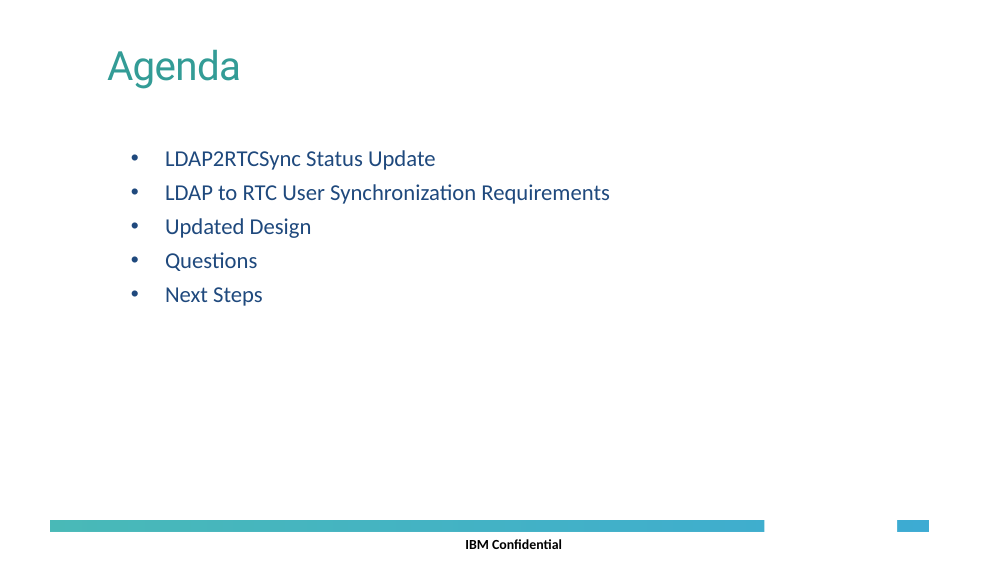
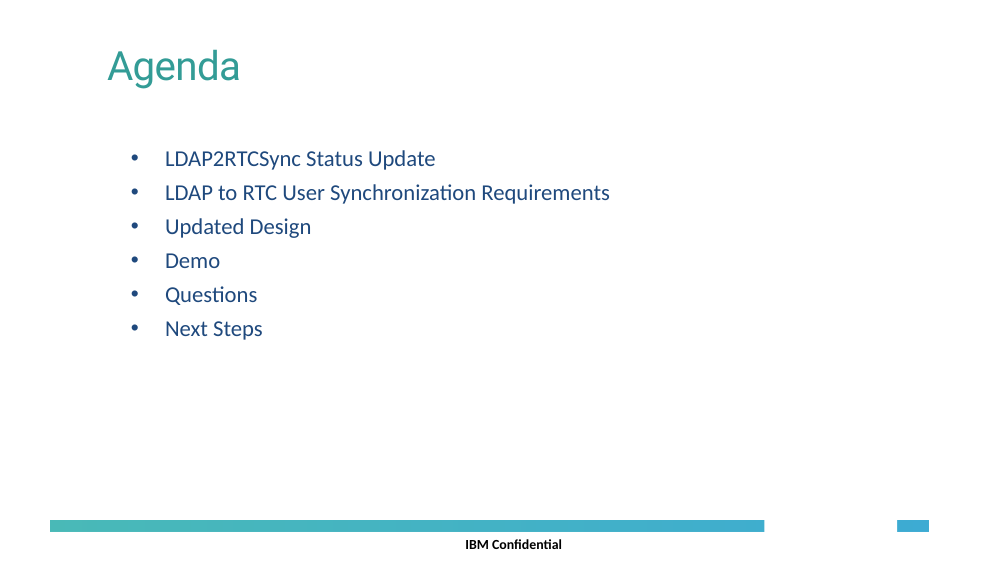
Before and after one commit to jamsden/CE4IoTConnector, a slide deck: slide 2 of LDAP-RTC-Sync/docs/LDAP-RTCSync.pptx. Drawn at 1008x567 pixels with LibreOffice and Linux fonts; fonts in the diff are those of the drawing; background and template pictures are left out. Boxes give left, top, right and bottom in pixels: in the first picture for what was removed or moved away, otherwise in the second. Text is boxed around its words. In the diff, an @@ line names an element or a change of style, - is before the commit and + after.

```diff
--- a/LDAP-RTC-Sync/docs/LDAP-RTCSync.pptx
+++ b/LDAP-RTC-Sync/docs/LDAP-RTCSync.pptx
@@ text at (165,253,220,268): paragraph added @@
+• Demo
```
Also in this commit, not shown: 5 other slides changed, 9 other files.
